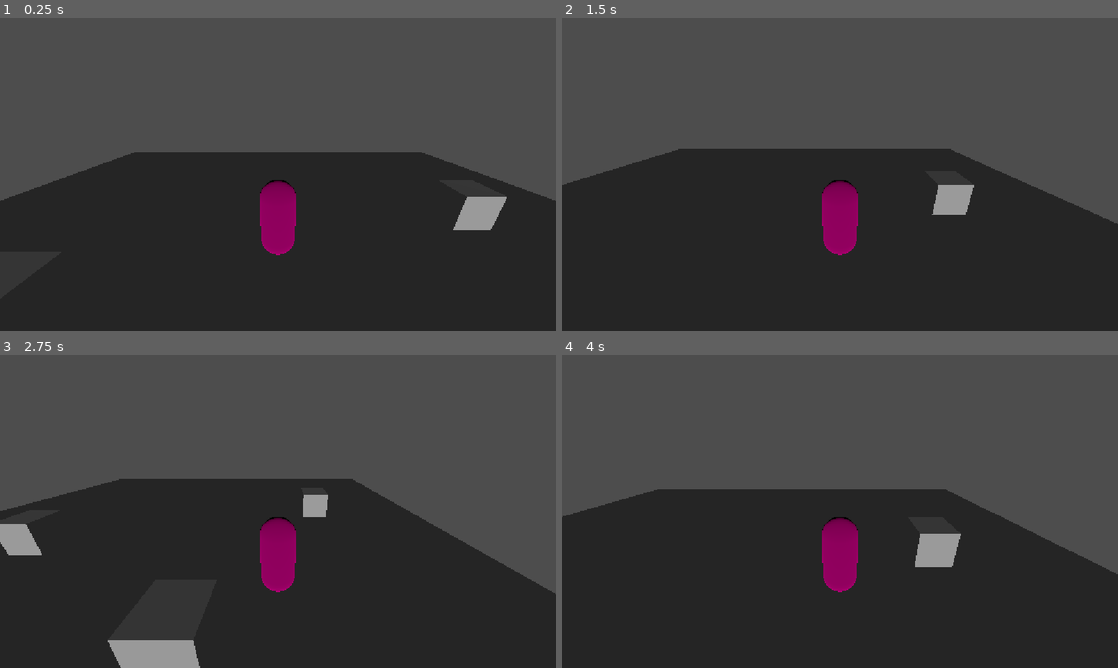
Above: before the commit, frames 1-4 (two rows, left to right).
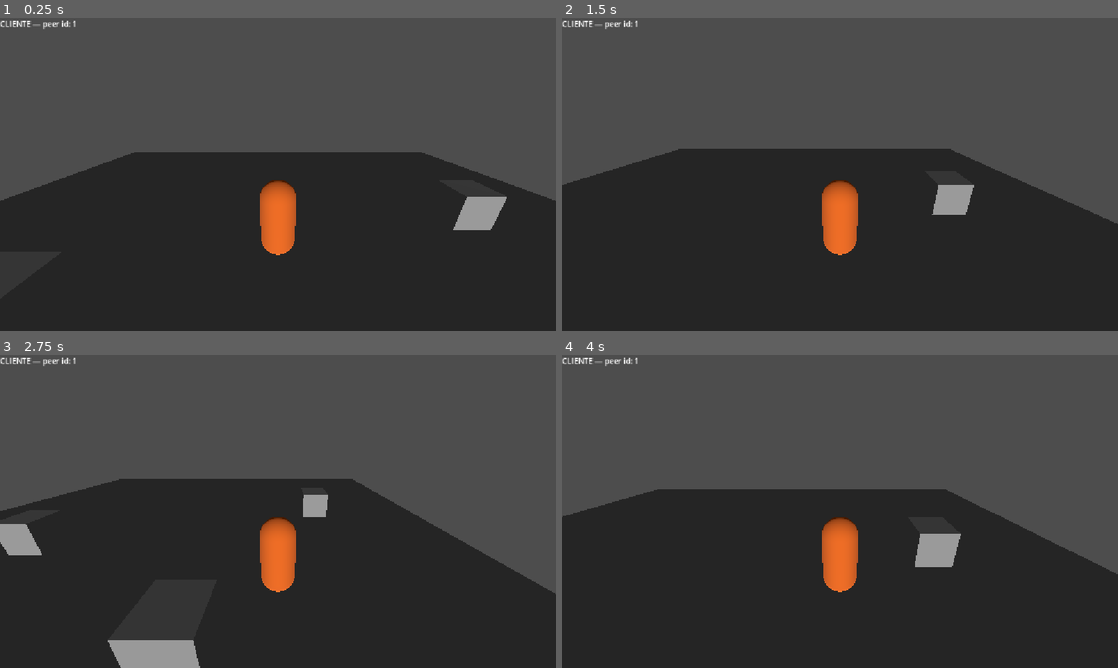
Above: after the commit, the same moments.

Repository: const-ntino/patas-no-crime
Game: Godot game, scene res://scenes/greybox/session1_test.tscn
Two runs of this game, one before a commit and one after it. Both use one fixed random seed, a clock stepped at 60 frames per second and the inputs below.
Inputs:
- Up to frame 1 (0.25 s): no input
- Up to frame 2 (1.5 s): tap Enter at 0.5 s; hold D (move_right) 0.53-1.28 s; hold Shift (sneak) 0.53-1.28 s; hold S (move_back) from 1.28 s (still down); tap Shift (sneak) at 1.35 s
- Up to frame 3 (2.75 s): release S (move_back) at 2.03 s; hold D (move_right) from 2.03 s (still down); hold Shift (sneak) from 2.03 s (still down)
- Up to frame 4 (4 s): release D (move_right) at 2.78 s; release Shift (sneak) at 2.78 s; hold W (move_forward) 2.78-3.53 s; tap Shift (sneak) at 2.85 s; hold A (move_left) from 3.53 s (still down); hold Shift (sneak) from 3.53 s (still down)

The runs differ from the first frame. In frame 1, 1.5% of the frame differs, in the area x 0-54%, y 0-76%; in frame 2, 1.5%; in frame 3, 1.5%; in frame 4, 1.5%.

Commit message:
M0 sessão 2: host-cliente via ENet, spawn replicado, autoridade de corpo/input/câmera separadas

Diff:
--- a/project.godot
+++ b/project.godot
@@ -65,11 +65,6 @@
 "events": [Object(InputEventKey,"resource_local_to_scene":false,"resource_name":"","device":-1,"window_id":0,"alt_press …(192 unchanged characters)…
 ]
 }
-ping_wheel={
-"deadzone": 0.2,
-"events": [Object(InputEventKey,"resource_local_to_scene":false,"resource_name":"","device":-1,"window_id":0,"alt_pressed":false,"shift_pressed":false,"ctrl_pressed":false,"meta_pressed":false,"pressed":false,"keycode":0,"physical_keycode":4194306,"key_label":0,"unicode":0,"location":0,"echo":false,"script":null)
-]
-}
 
 [physics]
 
--- a/scenes/characters/character.tscn
+++ b/scenes/characters/character.tscn
@@ -16,6 +16,22 @@
 radius = 0.4
 height = 1.8
 
+[sub_resource type="SceneReplicationConfig" id="SceneReplicationConfig_1bdar"]
+properties/0/path = NodePath(".:move_direction")
+properties/0/spawn = true
+properties/0/replication_mode = 1
+properties/1/path = NodePath(".:is_sneaking")
+properties/1/spawn = true
+properties/1/replication_mode = 1
+
+[sub_resource type="SceneReplicationConfig" id="SceneReplicationConfig_e22cc"]
+properties/0/path = NodePath(".:position")
+properties/0/spawn = true
+properties/0/replication_mode = 1
+properties/1/path = NodePath("MeshInstance3D:rotation")
+properties/1/spawn = true
+properties/1/replication_mode = 1
+
 [node name="Character" type="CharacterBody3D" unique_id=1670055009]
 script = ExtResource("1_1bdar")
 
@@ -29,6 +45,12 @@
 script = ExtResource("2_e22cc")
 metadata/_custom_type_script = "uid://dlbolpelg7htg"
 
+[node name="InputSync" type="MultiplayerSynchronizer" parent="PlayerInput" unique_id=656298173]
+replication_config = SubResource("SceneReplicationConfig_1bdar")
+
 [node name="CameraFixed" type="Camera3D" parent="." unique_id=744996153]
 transform = Transform3D(1, 0, 0, 0, 0.9396926, 0.34202012, 0, -0.34202012, 0.9396926, 0, 2.5, 4)
 current = true
+
+[node name="TransformSync" type="MultiplayerSynchronizer" parent="." unique_id=1571446521]
+replication_config = SubResource("SceneReplicationConfig_e22cc")
--- a/scenes/greybox/session1_test.tscn
+++ b/scenes/greybox/session1_test.tscn
@@ -1,6 +1,7 @@
 [gd_scene format=3 uid="uid://cf2qojuj3f6qy"]
 
-[ext_resource type="PackedScene" uid="uid://c62c0dgabtlly" path="res://scenes/characters/character.tscn" id="1_s3b4e"]
+[ext_resource type="Script" uid="uid://c6bdotm7wv88q" path="res://scripts/networking/game_manager.gd" id="1_s3b4e"]
+[ext_resource type="PackedScene" uid="uid://bhxcx4domeoit" path="res://scenes/ui/debug_overlay.tscn" id="2_djd4k"]
 
 [sub_resource type="Environment" id="Environment_73up6"]
 
@@ -27,5 +28,12 @@
 [node name="WorldEnvironment" type="WorldEnvironment" parent="." unique_id=1013011227]
 environment = SubResource("Environment_73up6")
 
-[node name="Character" parent="." unique_id=1670055009 instance=ExtResource("1_s3b4e")]
-transform = Transform3D(1, 0, 0, 0, 1, 0, 0, 0, 1, 0, 1, 0)
+[node name="Players" type="Node3D" parent="." unique_id=500307407]
+
+[node name="MultiplayerSpawner" type="MultiplayerSpawner" parent="." unique_id=711139110]
+spawn_path = NodePath("../Players")
+
+[node name="GameManager" type="Node" parent="." unique_id=254643897]
+script = ExtResource("1_s3b4e")
+
+[node name="DebugOverlay" parent="." unique_id=1727402230 instance=ExtResource("2_djd4k")]
--- /dev/null
+++ b/scenes/ui/debug_overlay.tscn
@@ -0,0 +1,10 @@
+[gd_scene format=3 uid="uid://bhxcx4domeoit"]
+
+[ext_resource type="Script" uid="uid://b58srtofsvg5p" path="res://scripts/debug_overlay.gd" id="1_tasbd"]
+
+[node name="DebugOverlay" type="CanvasLayer" unique_id=1727402230]
+script = ExtResource("1_tasbd")
+
+[node name="Label" type="Label" parent="." unique_id=663167309]
+offset_right = 40.0
+offset_bottom = 23.0
--- a/scripts/characters/character_body.gd
+++ b/scripts/characters/character_body.gd
@@ -13,6 +13,16 @@
 
 @onready var player_input: PlayerInput = $PlayerInput
 @onready var mesh_instance: MeshInstance3D = $MeshInstance3D
+@onready var camera: Camera3D = $CameraFixed
+
+
+func _ready() -> void:
+	# Cada instância do jogo tem uma cópia de TODOS os personagens (pra
+	# poder ver os outros jogadores), mas só deve ATIVAR a câmera do
+	# personagem que é seu próprio — senão a câmera ativa vira uma
+	# loteria de "qual Camera3D entrou primeiro na árvore".
+	var is_local_player: bool = player_input.get_multiplayer_authority() == multiplayer.get_unique_id()
+	camera.current = is_local_player
 
 
 func _physics_process(delta: float) -> void:
--- a/scripts/characters/player_input.gd
+++ b/scripts/characters/player_input.gd
@@ -4,17 +4,23 @@
 ## Único lugar do projeto, junto com o rig de câmera, autorizado a ler
 ## Input.*. Traduz teclado em intenção: um Vector2 no plano XZ do mundo.
 ##
-## Sessão 1: câmera fixa atrás, então o eixo do mundo já coincide com o
-## eixo da câmera. A partir da sessão 3 (câmera de verdade), este script
-## vai compor a direção relativa à orientação da câmera antes de expor
-## move_direction — o corpo (character_body.gd) não muda nada quando
-## isso acontecer, porque ele só consome o vetor já pronto.
+## Importante: este nó é replicado em todo peer (MultiplayerSpawner
+## instancia a cena do personagem em todo mundo, pra todo mundo poder
+## ver todo mundo). Sem o guard de autoridade abaixo, CADA réplica leria
+## o teclado LOCAL de cada máquina, e a réplica do personagem do cliente
+## rodando na tela do host leria o teclado do host — fazendo todo mundo
+## se mover junto. Só a instância que pertence de fato ao peer dono
+## deve gerar intenção nova; as demais só recebem o valor via
+## MultiplayerSynchronizer (InputSync) e mantêm esse valor sem reescrevê-lo.
 
 var move_direction: Vector2 = Vector2.ZERO
 var is_sneaking: bool = false
 
 
 func _process(_delta: float) -> void:
+	if not is_multiplayer_authority():
+		return
+
 	var input_vector := Vector2.ZERO
 	input_vector.x = Input.get_action_strength("move_right") - Input.get_action_strength("move_left")
 	input_vector.y = Input.get_action_strength("move_back") - Input.get_action_strength("move_forward")
--- /dev/null
+++ b/scripts/debug_overlay.gd
@@ -0,0 +1,9 @@
+extends CanvasLayer
+
+@onready var label: Label = $Label
+
+
+func _process(_delta: float) -> void:
+	var role: String = "HOST" if NetworkManager.is_server else "CLIENTE"
+	var peer_id: int = multiplayer.get_unique_id()
+	label.text = "%s — peer id: %d" % [role, peer_id]
--- /dev/null
+++ b/scripts/networking/game_manager.gd
@@ -0,0 +1,79 @@
+extends Node
+
+## Decide QUANDO e ONDE spawnar o personagem de cada peer conectado, e
+## fixa a autoridade de cada parte da cena de personagem. Vive na cena
+## de jogo, não é autoload — cenas diferentes (lobby, fase) podem
+## spawnar de formas diferentes.
+##
+## Regra de autoridade (RM-02, RM-03): o CORPO (CharacterBody3D) é
+## sempre autoridade do host (id 1), porque é o host quem simula todo
+## mundo. Só o PlayerInput, dentro de cada personagem, tem autoridade
+## do peer dono — é dali que a intenção sobe.
+
+const CharacterScene := preload("res://scenes/characters/character.tscn")
+
+const SPAWN_POINTS: Array[Vector3] = [
+	Vector3(0, 1, 0),
+	Vector3(2, 1, 0),
+	Vector3(-2, 1, 0),
+	Vector3(0, 1, 2),
+]
+
+const PLAYER_COLORS: Array[Color] = [
+	Color(0.9, 0.4, 0.1),
+	Color(0.1, 0.5, 0.9),
+	Color(0.2, 0.8, 0.3),
+	Color(0.9, 0.2, 0.6),
+]
+
+@onready var spawner: MultiplayerSpawner = $"../MultiplayerSpawner"
+@onready var players: Node3D = $"../Players"
+
+
+func _ready() -> void:
+	spawner.spawn_function = _spawn_character
+
+	if not multiplayer.is_server():
+		return
+
+	multiplayer.peer_connected.connect(_on_peer_connected)
+	multiplayer.peer_disconnected.connect(_on_peer_disconnected)
+	_spawn_for_peer(1)  # o próprio host também tem um personagem
+
+
+func _on_peer_connected(peer_id: int) -> void:
+	_spawn_for_peer(peer_id)
+
+
+func _on_peer_disconnected(peer_id: int) -> void:
+	var node := players.get_node_or_null(str(peer_id))
+	if node:
+		node.queue_free()
+
+
+func _spawn_for_peer(peer_id: int) -> void:
+	spawner.spawn(peer_id)
+
+
+## Chamada em TODOS os peers (host e clientes) com o mesmo peer_id,
+## garantindo que a fiação de autoridade fique idêntica dos dois lados
+## — é o ponto que citei no plano como o erro clássico de sincronização
+## quando os dois lados divergem.
+func _spawn_character(peer_id: int) -> Node:
+	var character := CharacterScene.instantiate()
+	character.name = str(peer_id)
+
+	var index: int = players.get_child_count()
+	character.position = SPAWN_POINTS[index % SPAWN_POINTS.size()]
+
+	character.set_multiplayer_authority(1)
+
+	var player_input: Node = character.get_node("PlayerInput")
+	player_input.set_multiplayer_authority(peer_id)
+
+	var mesh: MeshInstance3D = character.get_node("MeshInstance3D")
+	var material := StandardMaterial3D.new()
+	material.albedo_color = PLAYER_COLORS[index % PLAYER_COLORS.size()]
+	mesh.set_surface_override_material(0, material)
+
+	return character
--- a/scripts/networking/network_manager.gd
+++ b/scripts/networking/network_manager.gd
@@ -1,12 +1,9 @@
 extends Node
 
-## Gerencia a sessão multiplayer: cria o servidor ENet. Único lugar do
-## projeto que sabe qual transporte está em uso (ENet agora, GodotSteam
-## a partir de M2). Nada de gameplay deve depender de ENet diretamente.
-##
-## Sessão 1: só cria servidor, mesmo rodando sozinho ("servidor de 1").
-## A lógica de conectar como cliente entra na sessão 2, junto com o
-## MultiplayerSpawner.
+## Gerencia apenas o TRANSPORTE da sessão multiplayer: cria o peer ENet
+## como servidor ou cliente. Não sabe nada sobre personagens, spawn ou
+## gameplay — essa separação é o que torna a troca de ENet por
+## GodotSteam em M2 uma mudança só neste arquivo.
 
 const PORT: int = 8910
 const MAX_PLAYERS: int = 4
@@ -15,7 +12,10 @@
 
 
 func _ready() -> void:
-	create_server()
+	if "--server" in OS.get_cmdline_args():
+		create_server()
+	else:
+		create_client()
 
 
 func create_server() -> void:
@@ -27,3 +27,14 @@
 	multiplayer.multiplayer_peer = peer
 	is_server = true
 	print("NetworkManager: servidor criado na porta %d" % PORT)
+
+
+func create_client() -> void:
+	var peer := ENetMultiplayerPeer.new()
+	var error: Error = peer.create_client("127.0.0.1", PORT)
+	if error != OK:
+		push_error("Falha ao criar cliente ENet: %s" % error)
+		return
+	multiplayer.multiplayer_peer = peer
+	is_server = false
+	print("NetworkManager: conectando como cliente em 127.0.0.1:%d" % PORT)
Not shown, added: scripts/debug_overlay.gd.uid
Not shown, added: scripts/networking/game_manager.gd.uid
